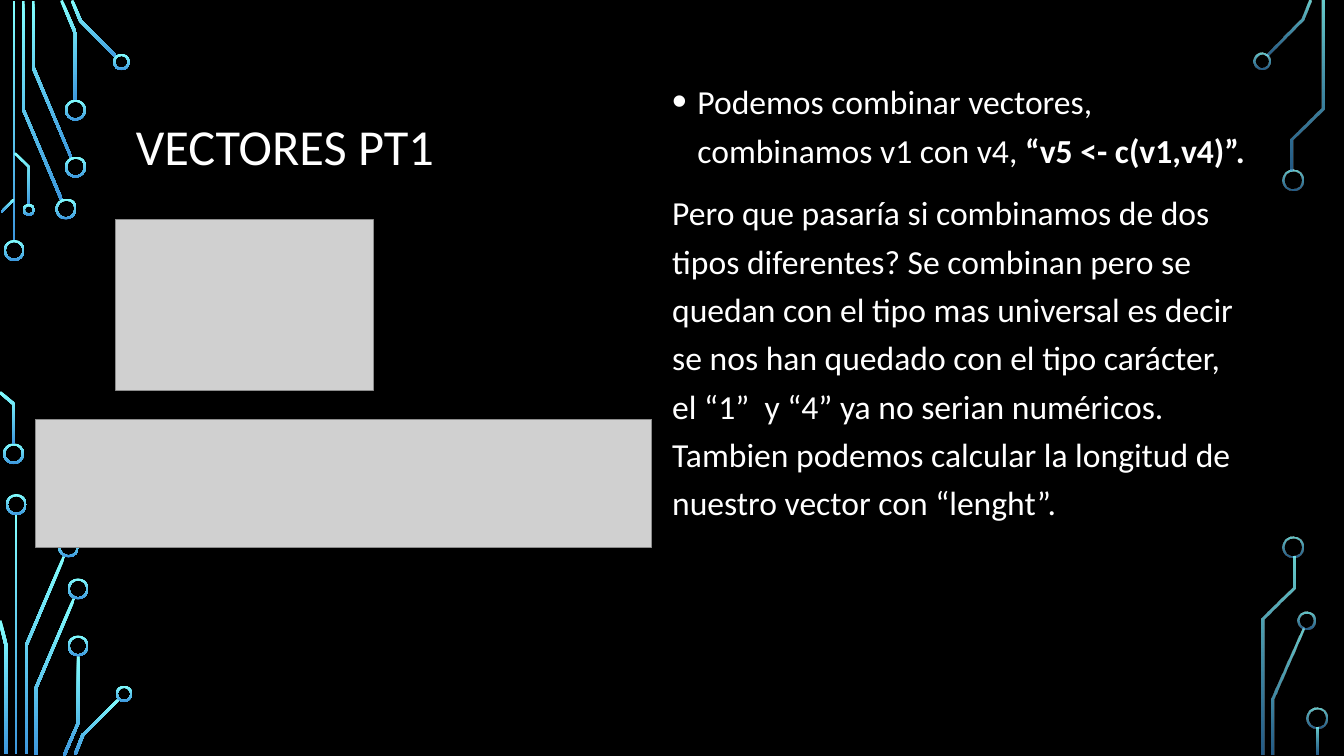
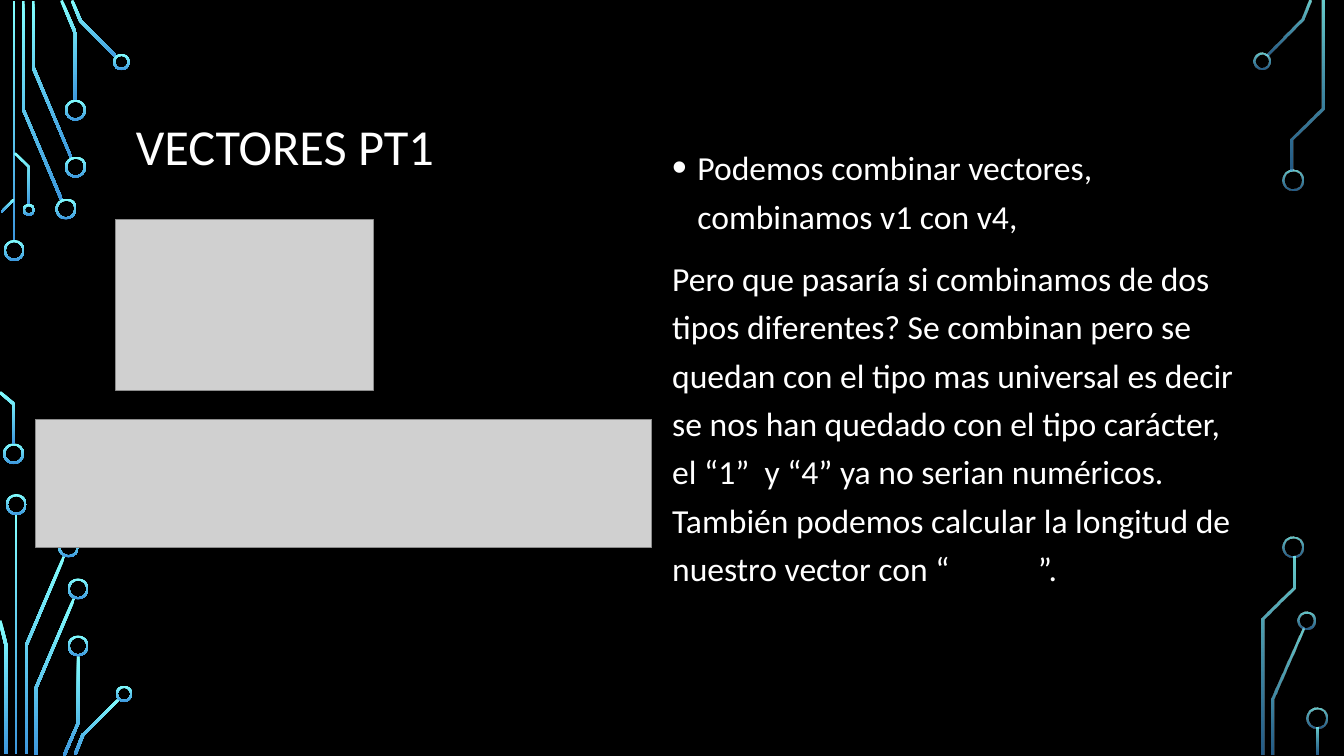
Before and after one commit to DPrietoRazola/R-DataScience, a slide deck: slide 5 of 1-Tipos de Datos.pptx. Drawn at 1344x756 pixels with LibreOffice and Linux fonts; fonts in the diff are those of the drawing; grey boxes stand for pictures; background and template pictures are left out. Boxes give left, top, right and bottom in pixels: in the first picture for what was removed or moved away, otherwise in the second. Text is boxed around its words. In the diff, an @@ line names an element or a change of style, - is before the commit and + after.

Commit message:
tipos de datos finalizado

```diff
--- a/1-Tipos de Datos.pptx
+++ b/1-Tipos de Datos.pptx
@@ text "Podemos combinar vectores, combinamos v1 ...": place and size @@
-text "Podemos combinar vectores, combinamos v1 ..." at (672,90,1245,521)
+text "Podemos combinar vectores, combinamos v1 ..." at (672,156,1233,582)
@@ text at (697,156,1092,233): text colour #FFFFFF to #000000 in "“v5 <- c(v1,v4)”." @@
@@ text at (672,267,1233,582): text changed @@
-Pero que pasaría si combinamos de dos tipos diferentes? Se combinan pero se quedan con el tipo mas universal es decir se nos han quedado con el tipo carácter, el “1” y “4” ya no serian numéricos. Tambien podemos calcular la longitud de nuestro vector con “lenght”.
+Pero que pasaría si combinamos de dos tipos diferentes? Se combinan pero se quedan con el tipo mas universal es decir se nos han quedado con el tipo carácter, el “1” y “4” ya no serian numéricos. También podemos calcular la longitud de nuestro vector con “lenght”.
```
Also in this commit, not shown: 11 other slides changed, 3 slides added, 1 other file.
